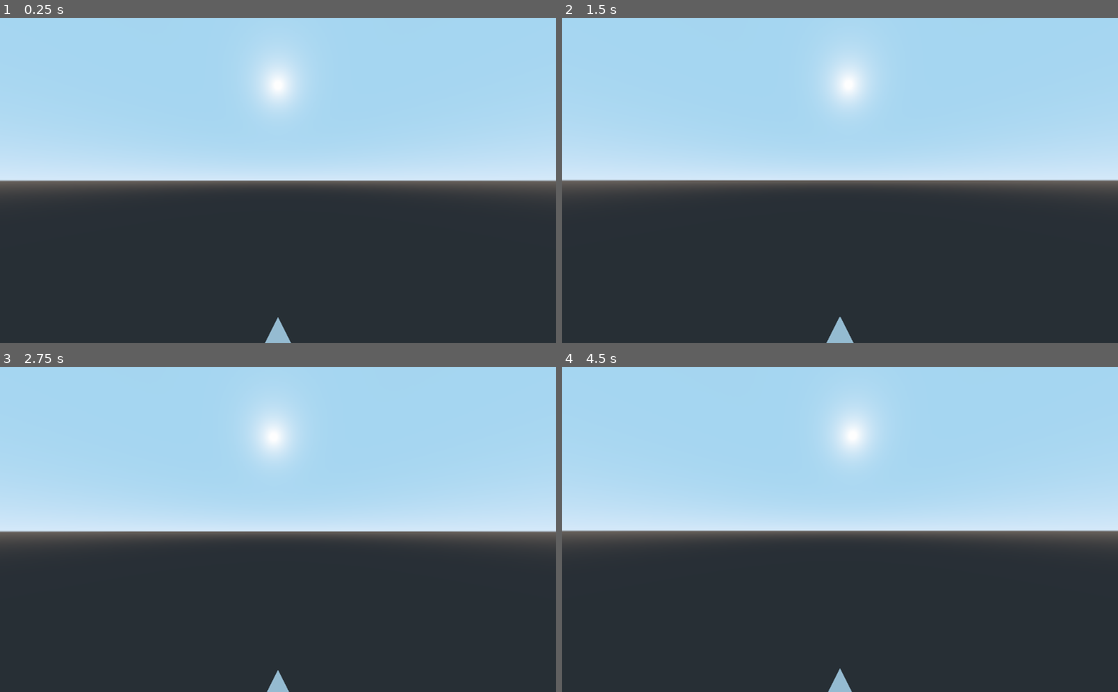
Above: before the commit, frames 1-4 (two rows, left to right).
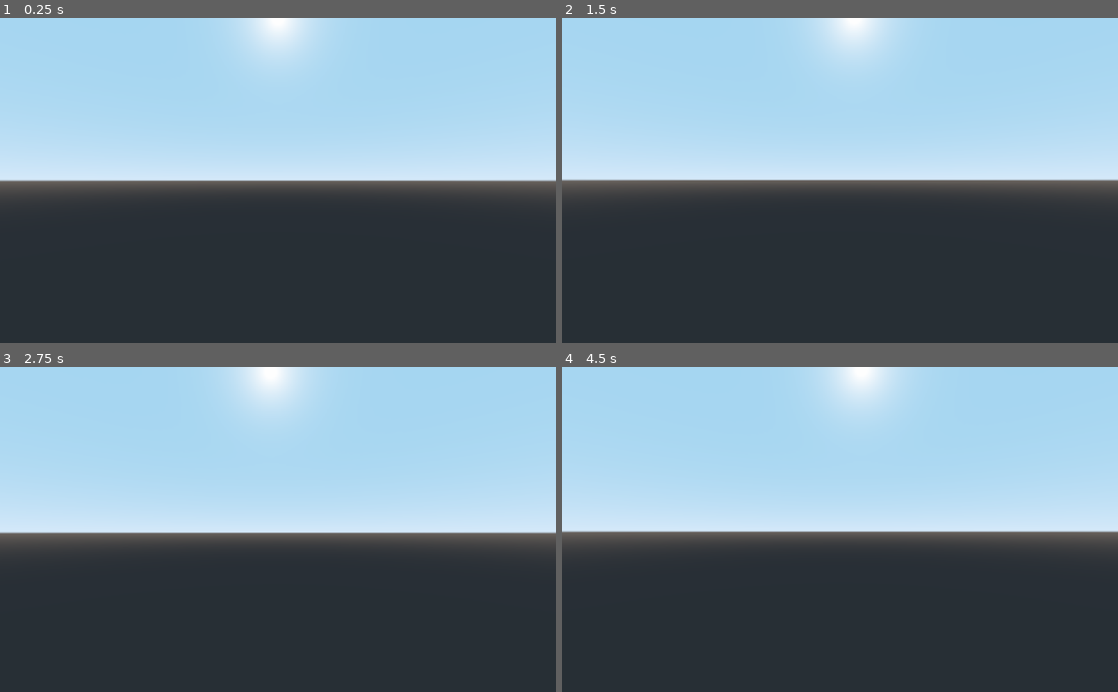
Above: after the commit, the same moments.

Repository: kb173/godot-volumetric-clouds
Game: Godot game, scene res://World.tscn
Same seed, same stepped clock (60 frames per second), same inputs: the game is played once before the commit and once after it.
Inputs (mouse positions are in pixels of both pictures, inside the frame that each line leads up to):
- Up to frame 1 (0.25 s): no input
- Up to frame 2 (1.5 s): tap Enter at 0.5 s; move the mouse to (867, 180) at 0.52 s; tap Space at 1.25 s; move the mouse to (812, 180) at 1.27 s
- Up to frame 3 (2.75 s): tap Enter at 2 s; move the mouse to (289, 523) at 2.02 s
- Up to frame 4 (4.5 s): tap Space at 2.75, 4.25 s; move the mouse to (834, 536) at 2.77 s; tap Enter at 3.5 s; move the mouse to (878, 532) at 3.52 s; move the mouse to (795, 526) at 4.27 s

The runs differ from the first frame. In frame 1, 1.9% of the frame differs, in the area x 42-58%, y 0-100%; in frame 2, 1.9%; in frame 3, 2.9%, in the area x 0-100%, y 0-100%; in frame 4, 2.6%.

Commit message:
Scaling is accurate

Diff:
--- a/MouseLookCamera.gd
+++ b/MouseLookCamera.gd
@@ -5,7 +5,7 @@
 onready var _camera = _head.get_node("Camera")
 
 const MOUSE_SENSITIVITY = 0.07
-const MOUSE_MOVE_SPEED = 5.0
+const MOUSE_MOVE_SPEED = 0.1
 
 
 func _ready():
--- a/RaymarchingCloudsCamera.shader
+++ b/RaymarchingCloudsCamera.shader
@@ -3,11 +3,11 @@
 uniform sampler2D camera_view;
 uniform sampler2D worley;
 
-uniform float worley_uv_scale = 1.0;
+uniform float worley_uv_scale = 0.005;
 uniform float depth = 128.0;
 
-uniform int num_steps = 256;
-uniform float step_length = 0.5;
+uniform int num_steps = 512;
+uniform float step_length = 1.0;
 
 uniform mat4 global_transform;
 
@@ -47,13 +47,6 @@
 	return value;
 }
 
-void vertex() {
-	// Get some parameters
-	vertex_pos = (global_transform * vec4(VERTEX.x, -VERTEX.y, 0.0, 1.0)).xyz;
-
-	start_direction = global_transform[2].xyz;
-}
-
 // Adapted from https://github.com/PLUkraine/raymarching-godot
 vec3 get_ray_direction(vec2 resolution, vec2 uv)
 {
@@ -77,7 +70,7 @@
 }
 
 void fragment() {
-	vec3 start_position = global_transform[3].xyz;
+	vec3 start_position = global_transform[3].xyz / worley_uv_scale;
 	vec3 direction = get_ray_direction(1.0 / SCREEN_PIXEL_SIZE, UV);
 
 	// Draw the camera's view
--- a/World.tscn
+++ b/World.tscn
@@ -11,8 +11,6 @@
 background_mode = 2
 background_sky = SubResource( 1 )
 
-[sub_resource type="PrismMesh" id=6]
-
 [sub_resource type="ViewportTexture" id=3]
 viewport_path = NodePath("CameraControl/Viewport")
 
@@ -22,9 +20,9 @@
 [sub_resource type="ShaderMaterial" id=5]
 resource_local_to_scene = true
 shader = ExtResource( 3 )
-shader_param/worley_uv_scale = 0.01
+shader_param/worley_uv_scale = 0.005
 shader_param/depth = 128.0
-shader_param/num_steps = 256
+shader_param/num_steps = 512
 shader_param/step_length = 0.5
 shader_param/global_transform = null
 shader_param/fov = 45.0
@@ -33,6 +31,8 @@
 shader_param/up = Vector3( 0, 1, 0 )
 shader_param/camera_view = SubResource( 3 )
 shader_param/worley = SubResource( 4 )
+
+[sub_resource type="PrismMesh" id=6]
 
 [node name="World" type="Spatial"]
 
@@ -54,12 +54,6 @@
 
 [node name="Camera" type="Camera" parent="CameraControl/Viewport/Head"]
 current = true
-fov = 100.0
-
-[node name="MeshInstance" type="MeshInstance" parent="CameraControl/Viewport/Head"]
-transform = Transform( 1, 0, 0, 0, 1, 0, 0, 0, 1, 0, -2, 0 )
-mesh = SubResource( 6 )
-material/0 = null
 
 [node name="ScreenTexture" type="ColorRect" parent="."]
 material = SubResource( 5 )
@@ -68,3 +62,8 @@
 mouse_filter = 2
 script = ExtResource( 4 )
 camera_path = NodePath("../CameraControl/Viewport/Head/Camera")
+
+[node name="MeshInstance" type="MeshInstance" parent="."]
+transform = Transform( 1, 0, 0, 0, 1, 0, 0, 0, 1, 0, -2, 0 )
+mesh = SubResource( 6 )
+material/0 = null
